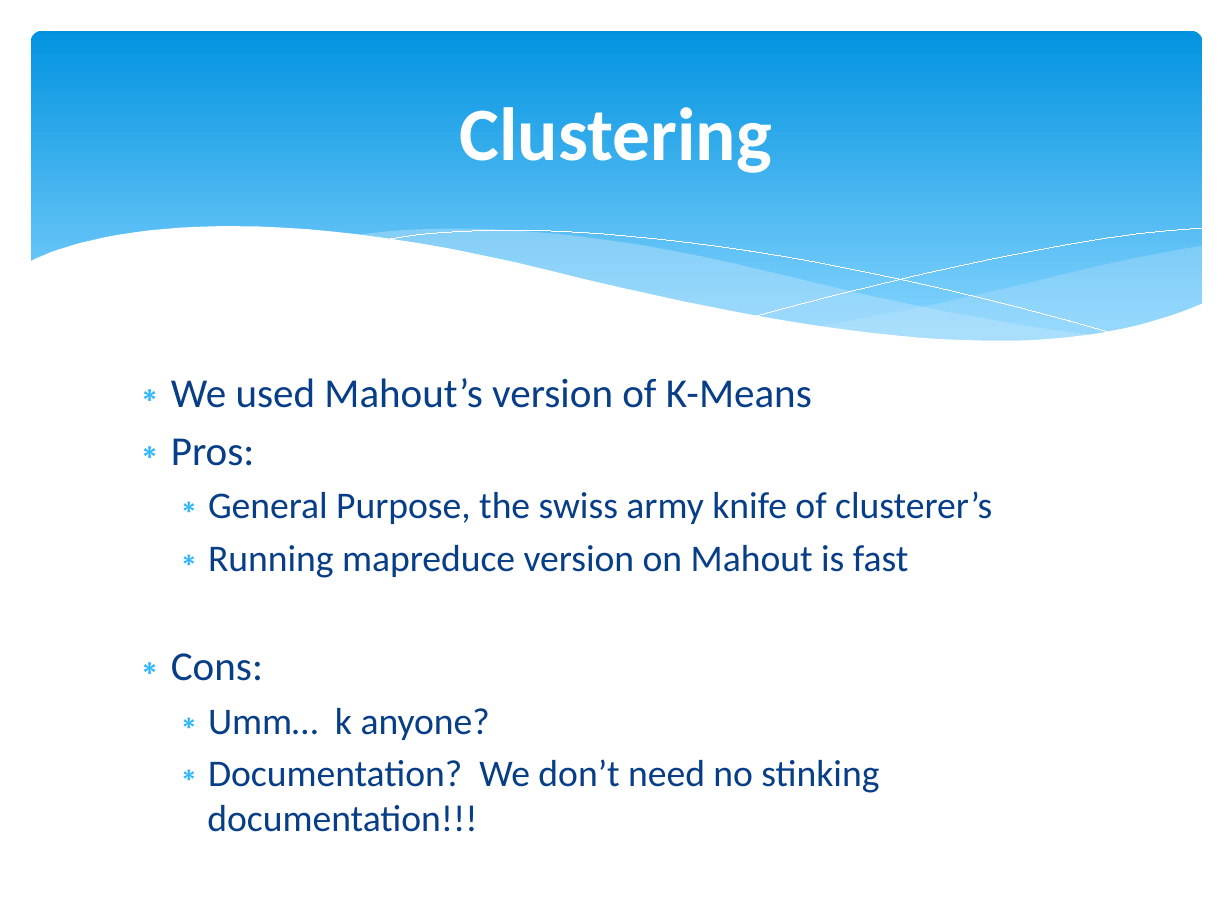
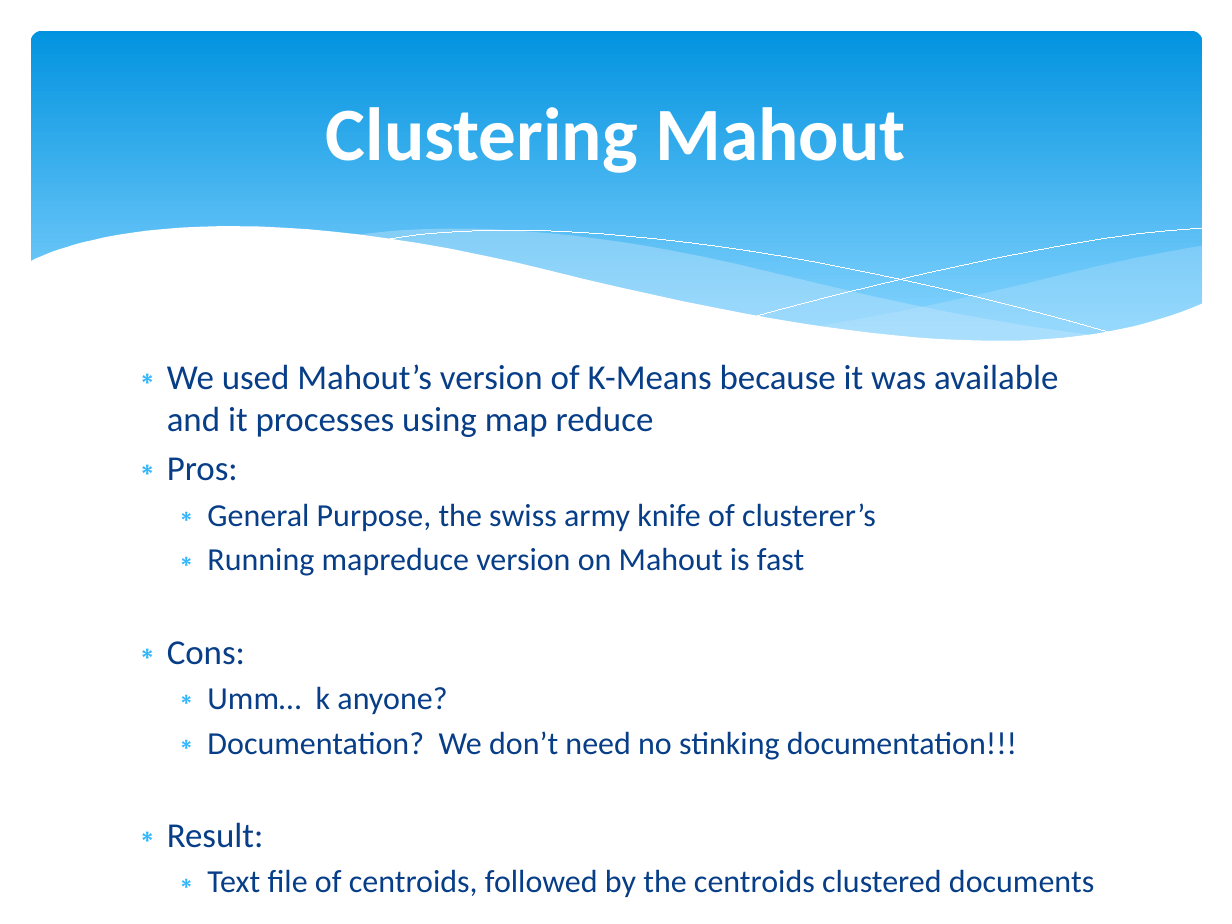
Before and after one commit to Mletter1/Challenge1, a slide deck: slide 10 of Presentation.pptx. Drawn at 1232x924 pixels with LibreOffice and Linux fonts; fonts in the diff are those of the drawing. Boxes give left, top, right and bottom in pixels: in the first picture for what was removed or moved away, otherwise in the second. Text is boxed around its words. In the diff, an @@ line names an element or a change of style, - is before the commit and + after.

```diff
--- a/Presentation.pptx
+++ b/Presentation.pptx
@@ title at bbox=[326, 107, 906, 173]: text changed @@
-Clustering
+Clustering Mahout
@@ text "We used Mahout’s version of ...": place and size @@
-text "We used Mahout’s version of ..." at bbox=[171, 378, 992, 832]
+text "We used Mahout’s version of ..." at bbox=[167, 364, 1094, 897]
@@ text at bbox=[167, 364, 1059, 437]: text changed; size 24 to 20.4 pt @@
-∗ We used Mahout’s version of K-Means
+∗ We used Mahout’s version of K-Means because it was available and it processes using map reduce
@@ text at bbox=[167, 457, 1017, 760]: size 24 to 20.4 pt in "Pros:", "Cons:"; size 22 to 18.7 pt in "General Purpose, the swiss army knife of ...", "Running mapreduce version on Mahout is fast", "Umm… k anyone?", "Documentation? We don’t need no stinking documentation!!!" @@
@@ text at bbox=[167, 822, 1094, 897]: paragraphs added @@
+∗ Result:
+  ∗ Text file of centroids, followed by the centroids clustered documents
```
Also in this commit, not shown: 8 other slides changed, 2 slides added, 2 slides removed.
